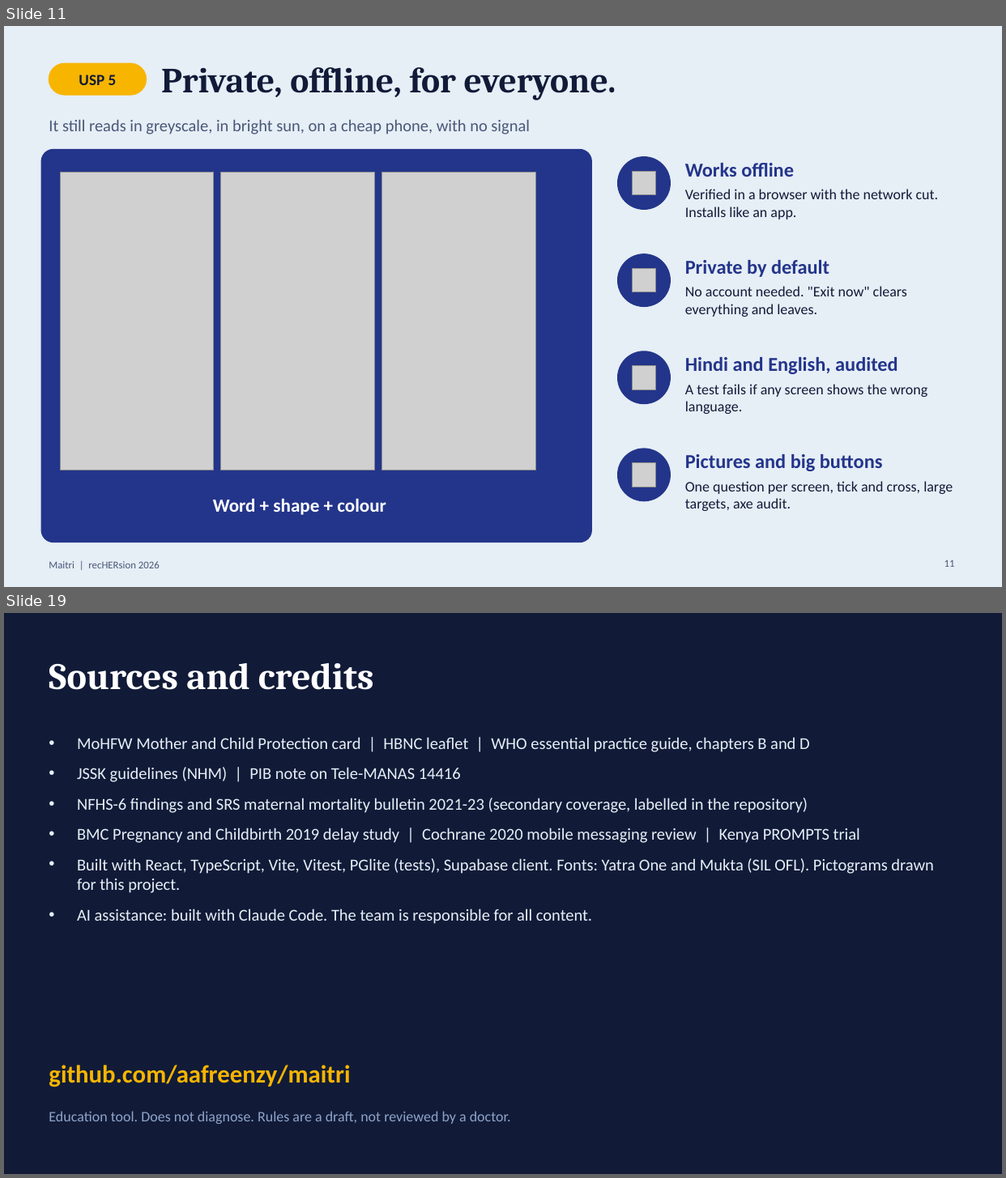
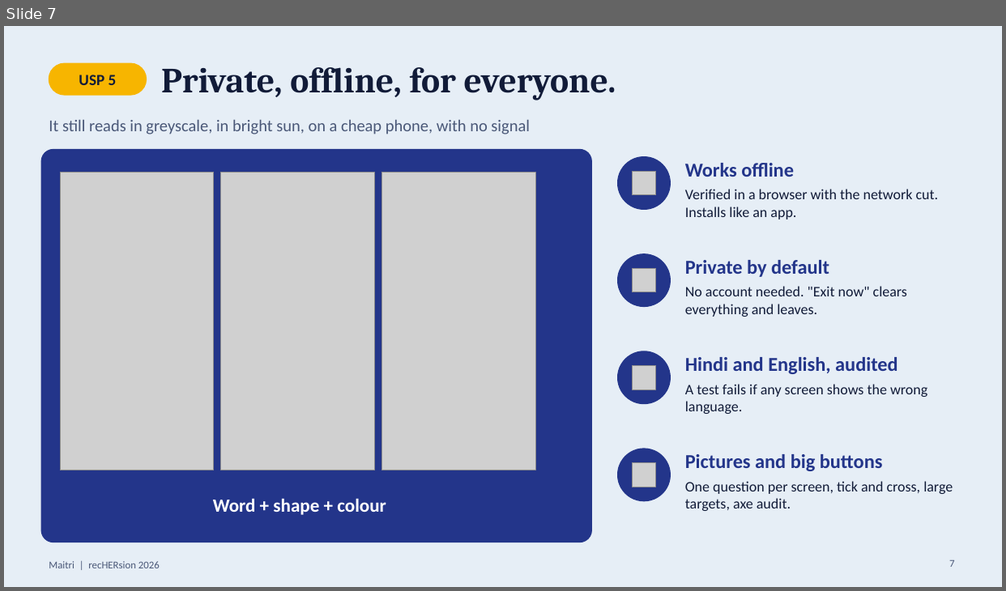
Before and after one commit to aafreenzy/maitri, a slide deck: docs/Maitri-recHERsion-2026-final.pptx. Shown one above the other, each under a label of ours: slides 11 and 19 before the commit, slide 7 after it; the slides between them are not shown. The pictures are 1006x1178 and 1006x591 pixels, drawn with LibreOffice and Linux fonts; fonts in the diff are those of the drawing; grey boxes stand for pictures. Boxes give left, top, right and bottom in pixels: in the first picture for what was removed or moved away, otherwise in the second. Text is boxed around its words. In the diff, an @@ line names an element or a change of style, - is before the commit and + after.

```diff
--- a/docs/Maitri-recHERsion-2026-final.pptx
+++ b/docs/Maitri-recHERsion-2026-final.pptx
@@ slide 19 removed at [4,613,1002,1174], background #111B38 @@
@@ text removed at [49,663,374,690] @@
-Sources and credits
@@ text removed at [77,737,934,924] @@
-• MoHFW Mother and Child Protection card | HBNC leaflet | WHO essential practice guide, chapters B and D
-• JSSK guidelines (NHM) | PIB note on Tele-MANAS 14416
-• NFHS-6 findings and SRS maternal mortality bulletin 2021-23 (secondary coverage, labelled in the repository)
-• BMC Pregnancy and Childbirth 2019 delay study | Cochrane 2020 mobile messaging review | Kenya PROMPTS trial
-• Built with React, TypeScript, Vite, Vitest, PGlite (tests), Supabase client. Fonts: Yatra One and Mukta (SIL OFL). Pictograms drawn for this project.
-• AI assistance: built with Claude Code. The team is responsible for all content.
@@ text removed at [49,1065,350,1088] @@
-github.com/aafreenzy/maitri
@@ text removed at [49,1111,511,1124] @@
-Education tool. Does not diagnose. Rules are a draft, not reviewed by a doctor.
@@ what was slide 11 is now slide 7 @@
@@ page number at [949,561,954,567]: text changed @@
-11
+7
```
Also in this commit, not shown: 7 slides changed, 8 other slides removed, 4 other files.
